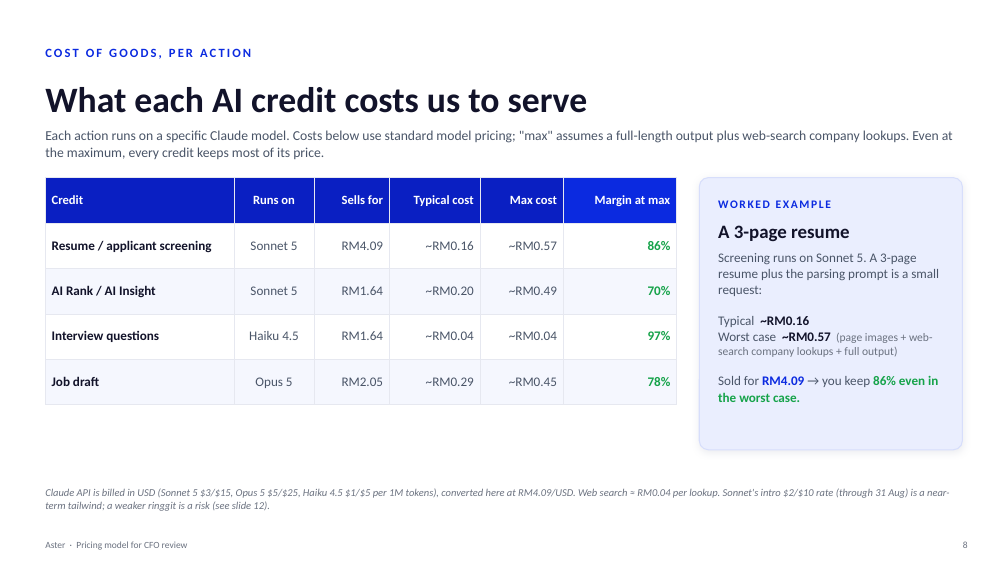
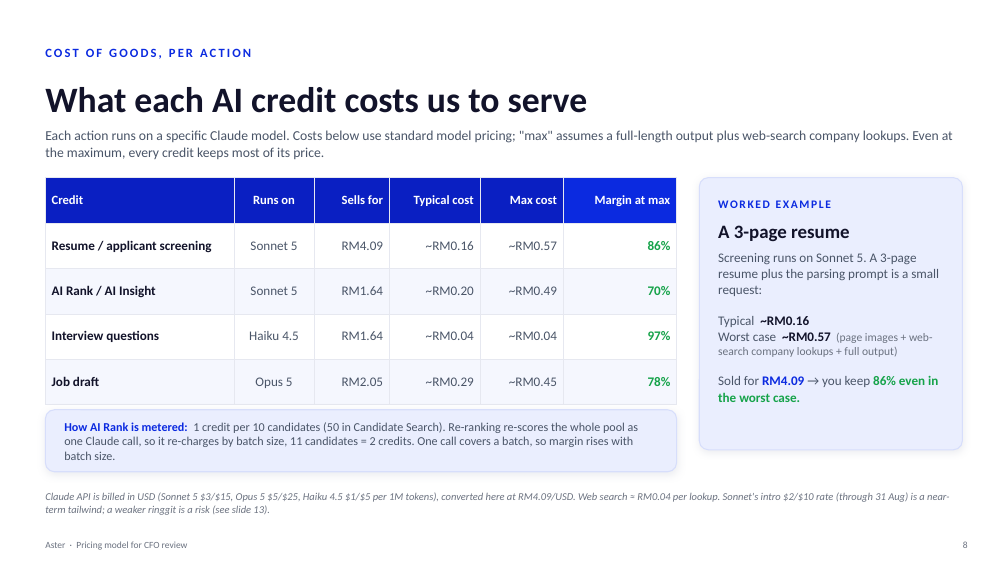
Before and after one commit to shahramly83/aster, a slide deck: slide 8 of docs/aster-pricing-cfo.pptx. Drawn at 1008x567 pixels with LibreOffice and Linux fonts; fonts in the diff are those of the drawing. Boxes give left, top, right and bottom in pixels: in the first picture for what was removed or moved away, otherwise in the second. Text is boxed around its words. In the diff, an @@ line names an element or a change of style, - is before the commit and + after.

```diff
--- a/docs/aster-pricing-cfo.pptx
+++ b/docs/aster-pricing-cfo.pptx
@@ rounded rectangle added at bbox=[45, 410, 677, 472], fill #EAEEFE, outline #D7DEFB 1 pt @@
@@ text added at bbox=[64, 422, 639, 460], 11.5 pt, text #4A5568 @@
+How AI Rank is metered: 1 credit per 10 candidates (50 in Candidate Search). Re-ranking re-scores the whole pool as one Claude call, so it re-charges by batch size, 11 candidates = 2 credits. One call covers a batch, so margin rises with batch size.
@@ text at bbox=[45, 492, 949, 515]: text changed @@
-Claude API is billed in USD (Sonnet 5 $3/$15, Opus 5 $5/$25, Haiku 4.5 $1/$5 per 1M tokens), converted here at RM4.09/USD. Web search ≈ RM0.04 per lookup. Sonnet's intro $2/$10 rate (through 31 Aug) is a near-term tailwind; a weaker ringgit is a risk (see slide 12).
+Claude API is billed in USD (Sonnet 5 $3/$15, Opus 5 $5/$25, Haiku 4.5 $1/$5 per 1M tokens), converted here at RM4.09/USD. Web search ≈ RM0.04 per lookup. Sonnet's intro $2/$10 rate (through 31 Aug) is a near-term tailwind; a weaker ringgit is a risk (see slide 13).
```
